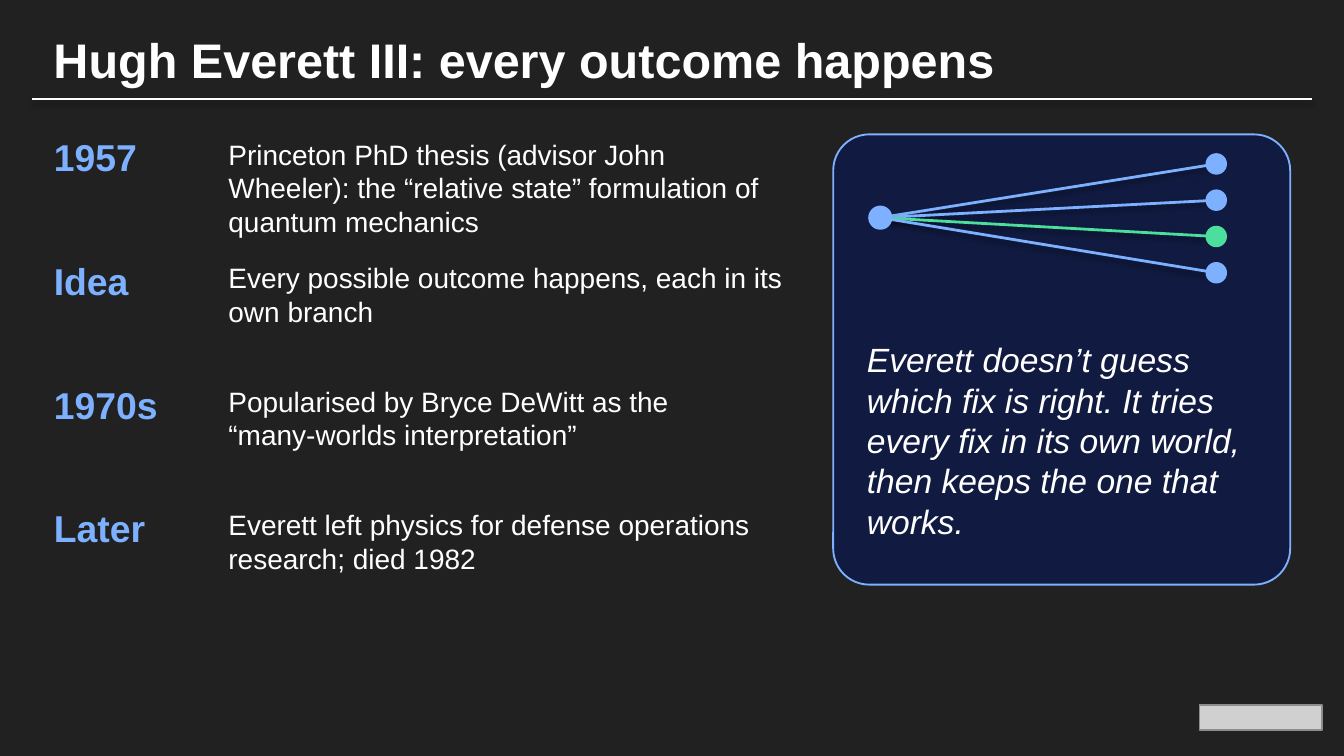
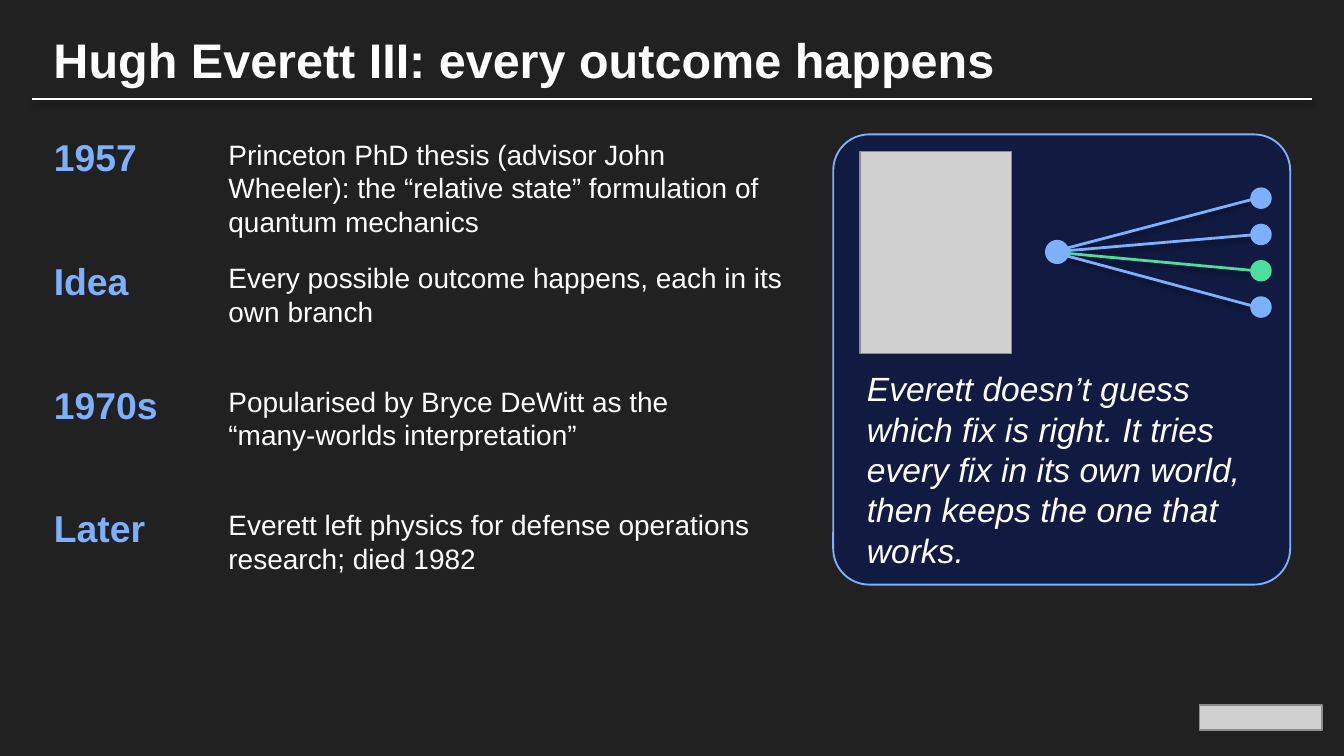
Before and after one commit to 0xtkey256/everett, a slide deck: slide 4 of deck/Everett.pptx. Drawn at 1344x756 pixels with LibreOffice and Linux fonts; fonts in the diff are those of the drawing; grey boxes stand for pictures; background and template pictures are left out. Boxes give left, top, right and bottom in pixels: in the first picture for what was removed or moved away, otherwise in the second. Text is boxed around its words. In the diff, an @@ line names an element or a change of style, - is before the commit and + after.

Commit message:
deck: Hugh Everett portrait on slide 4

```diff
--- a/deck/Everett.pptx
+++ b/deck/Everett.pptx
@@ picture added at <box>860,152,1011,353</box> @@
@@ line moved from (880, 218) - (1216, 164) to (1052, 253) - (1257, 199) @@
@@ line moved from (880, 218) - (1216, 200) to (1052, 253) - (1257, 235) @@
@@ ellipse: place and size @@
-ellipse at <box>868,206,892,230</box>
+ellipse at <box>1046,241,1070,265</box>
@@ line moved from (880, 218) - (1216, 273) to (1052, 253) - (1257, 308) @@
@@ line moved from (880, 218) - (1216, 237) to (1052, 253) - (1257, 271) @@
@@ 4 ellipses: place and size @@
-4 ellipses at <box>1206,153,1227,284</box>
+4 ellipses at <box>1250,188,1271,319</box>
@@ text "Everett doesn’t guess which fix ...": place and size @@
-text "Everett doesn’t guess which fix ..." at <box>867,347,1240,535</box>
+text "Everett doesn’t guess which fix ..." at <box>867,376,1240,564</box>
```
Also in this commit, not shown: 1 other file.
